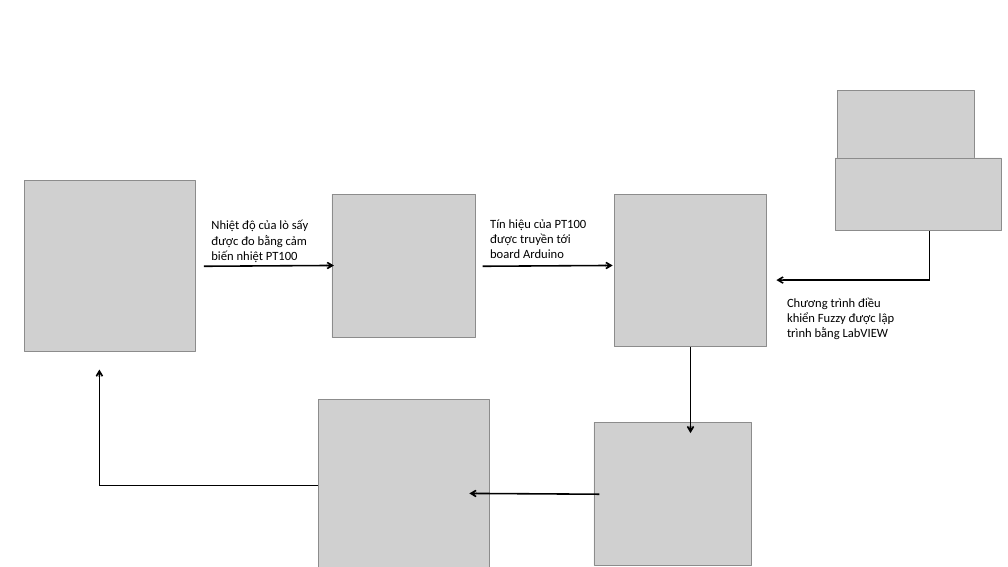
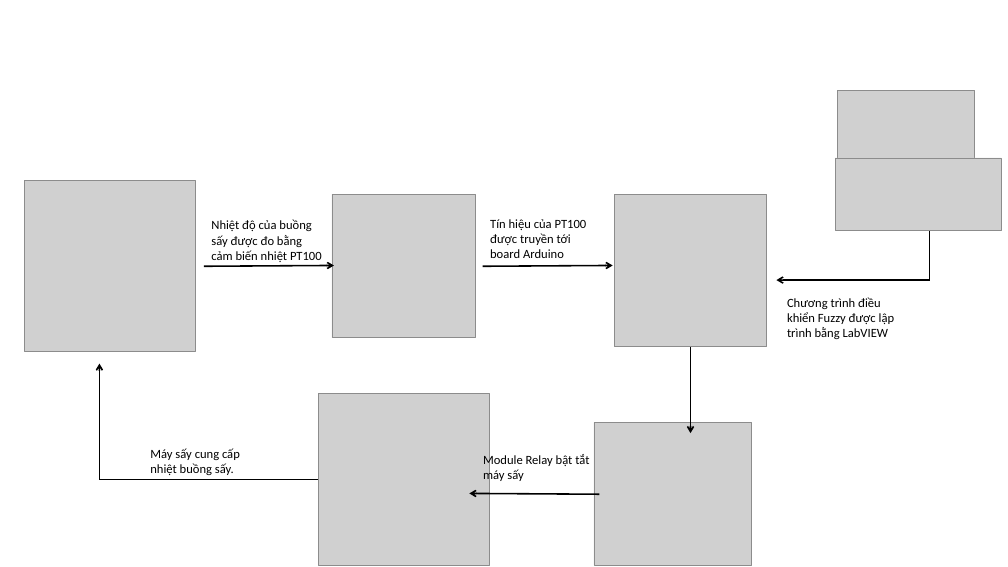
Before and after one commit to TrucPeritec/Arduino_LabVIEW, a slide deck: slide 3 of Arduino_LabVIEW.pptx. Drawn at 1008x567 pixels with LibreOffice and Linux fonts; fonts in the diff are those of the drawing; grey boxes stand for pictures. Boxes give left, top, right and bottom in pixels: in the first picture for what was removed or moved away, otherwise in the second. Text is boxed around its words. In the diff, an @@ line names an element or a change of style, - is before the commit and + after.

```diff
--- a/Arduino_LabVIEW.pptx
+++ b/Arduino_LabVIEW.pptx
@@ text at [211, 219, 322, 262]: text changed @@
-Nhiệt độ của lò sấy được đo bằng cảm biến nhiệt PT100
+Nhiệt độ của buồng sấy được đo bằng cảm biến nhiệt PT100
@@ elbow arrow moved from (318, 485) - (99, 370) to (318, 479) - (99, 364) @@
@@ picture: place and size @@
-picture at [318, 400, 490, 567]
+picture at [318, 394, 490, 566]
@@ text added at [150, 448, 240, 475], 12 pt, text #000000 @@
+Máy sấy cung cấp nhiệt buồng sấy.
@@ text added at [483, 453, 589, 482], 12 pt, text #000000 @@
+Module Relay bật tắt
+máy sấy
```
Also in this commit, not shown: 2 other files.
